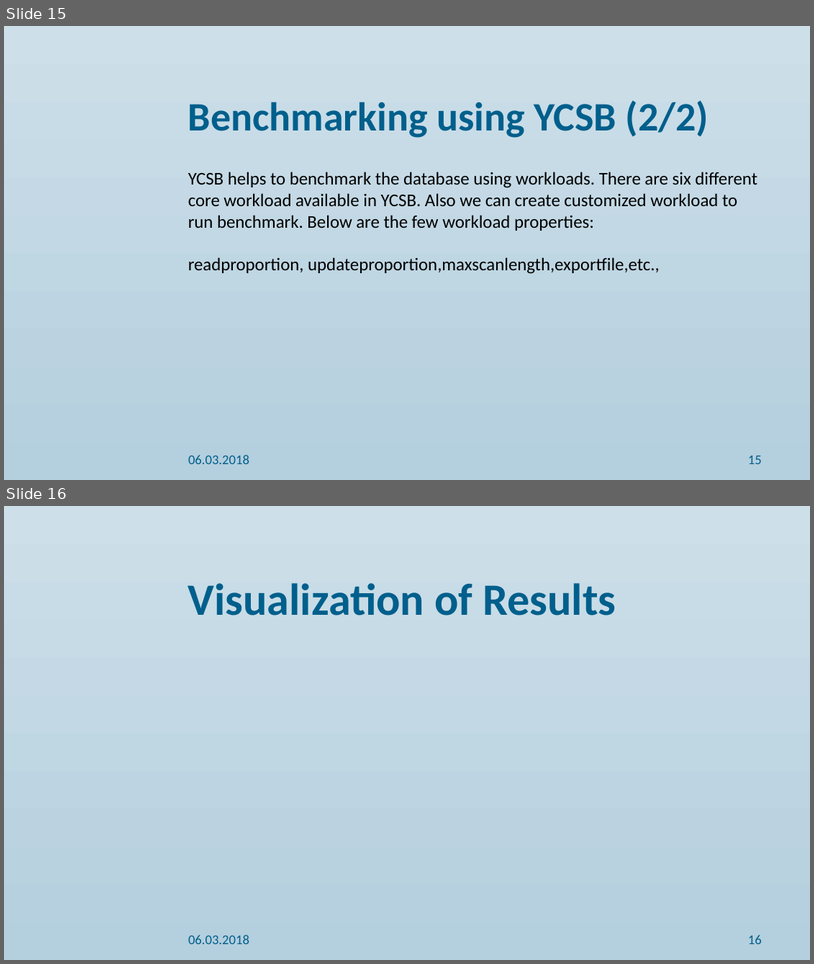
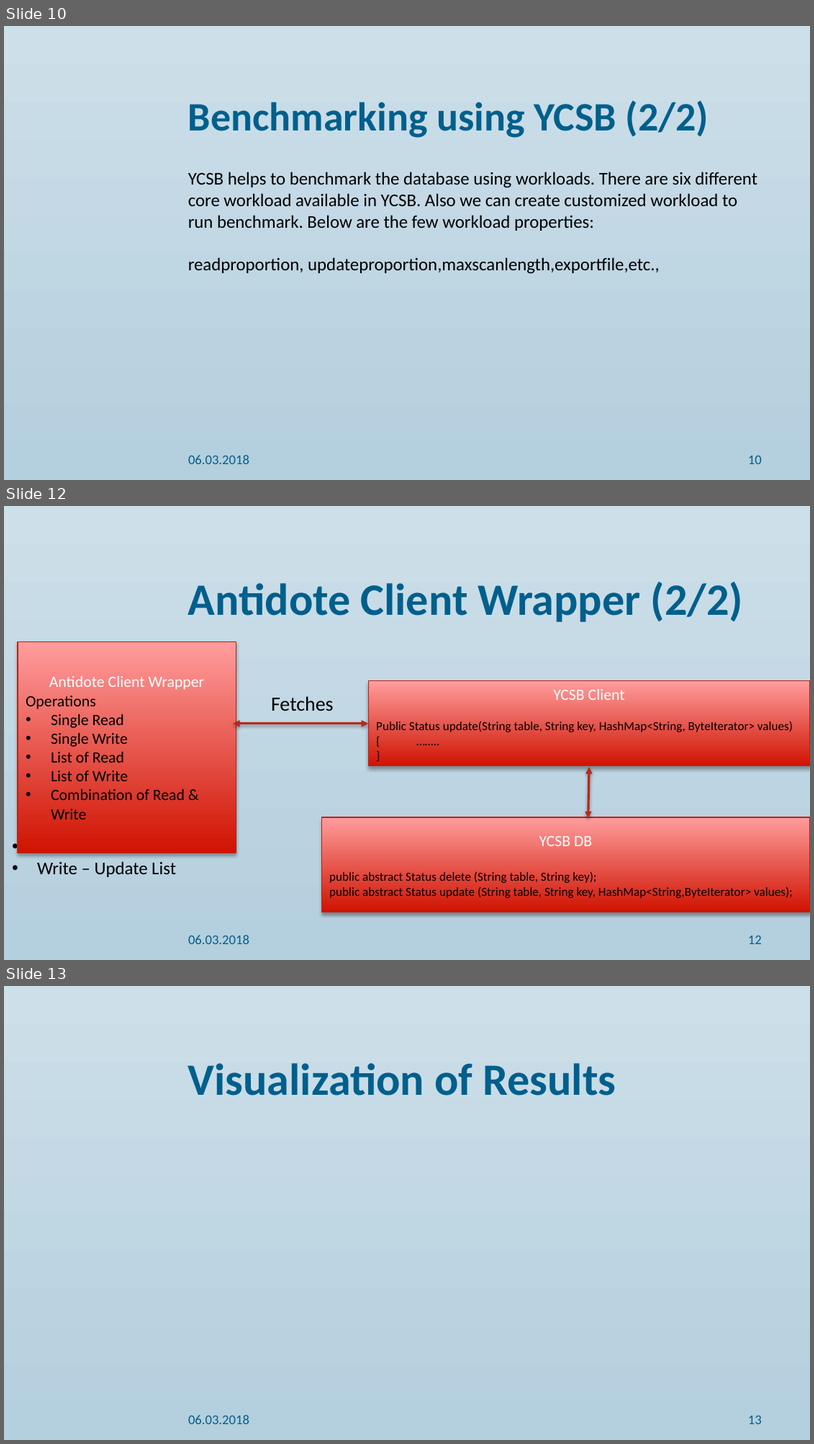
Before and after one commit to alkascaria/7_project4_antidote_benchmarks, a slide deck: Final Presentation/final presentation ppt.pptx. Shown one above the other, each under a label of ours: slides 15 and 16 before the commit, slides 10, 12 and 13 after it; the slides between them are not shown. The pictures are 814x964 and 814x1444 pixels, drawn with LibreOffice and Linux fonts; fonts in the diff are those of the drawing; background and template pictures are left out. Boxes give left, top, right and bottom in pixels: in the first picture for what was removed or moved away, otherwise in the second. Text is boxed around its words. In the diff, an @@ line names an element or a change of style, - is before the commit and + after.

```diff
--- a/Final Presentation/final presentation ppt.pptx
+++ b/Final Presentation/final presentation ppt.pptx
@@ slide 12 added at <box>4,506,810,960</box>, background gradient #CDDFE9 to #B4CFDE @@
@@ title added at <box>188,582,743,622</box>, 40 pt, text #005F8C, bold @@
+Antidote Client Wrapper (2/2)
@@ rectangle added at <box>18,641,237,852</box>, fill gradient #D11501 to #FFA09E, outline #B92415 0.75 pt, 14 pt, text #000000 @@
+Antidote Client Wrapper
+Operations
+• Single Read
+• Single Write
+• List of Read
+• List of Write
+• Combination of Read & Write
@@ text added at <box>271,696,334,711</box>, 18 pt, text #000000 @@
+Fetches
@@ rectangle added at <box>368,681,810,766</box>, fill gradient #D11501 to #FFA09E, outline #B92415 0.75 pt, 11 pt, text #000000 @@
+YCSB Client
+Public Status update(String table, String key, HashMap<String, ByteIterator> values)
+{ ……..
+}
@@ double arrow added from (368, 723) to (233, 723), #B92819 2 pt @@
@@ double arrow added from (589, 767) to (589, 818), #B92819 2 pt @@
@@ rectangle added at <box>322,817,810,912</box>, fill gradient #D11501 to #FFA09E, outline #B92415 0.75 pt, 11 pt, text #000000 @@
+YCSB DB
+public abstract Status delete (String table, String key);
+public abstract Status update (String table, String key, HashMap<String,ByteIterator> values);
@@ subtitle added at <box>37,853,176,877</box>, 16 pt, text #000000 @@
+• Read – Read List
+• Write – Update List
@@ text added at <box>188,934,250,944</box>, 12 pt, text #005F8C @@
+06.03.2018
@@ page number added at <box>748,935,762,944</box>, 12 pt, text #005F8C @@
+12
@@ what was slide 15 is now slide 10 @@
@@ page number at <box>748,455,762,464</box>: text changed @@
-15
+10
@@ what was slide 16 is now slide 13 @@
@@ page number at <box>748,1415,762,1424</box>: text changed @@
-16
+13
```
Also in this commit, not shown: 6 slides changed, 5 slides removed.
